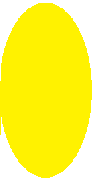
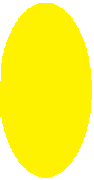
Layer changes from the first 94 × 180 image to the second:
painted on "yellow_egg_1.png" over [left=0, top=117, right=1, bottom=135]
